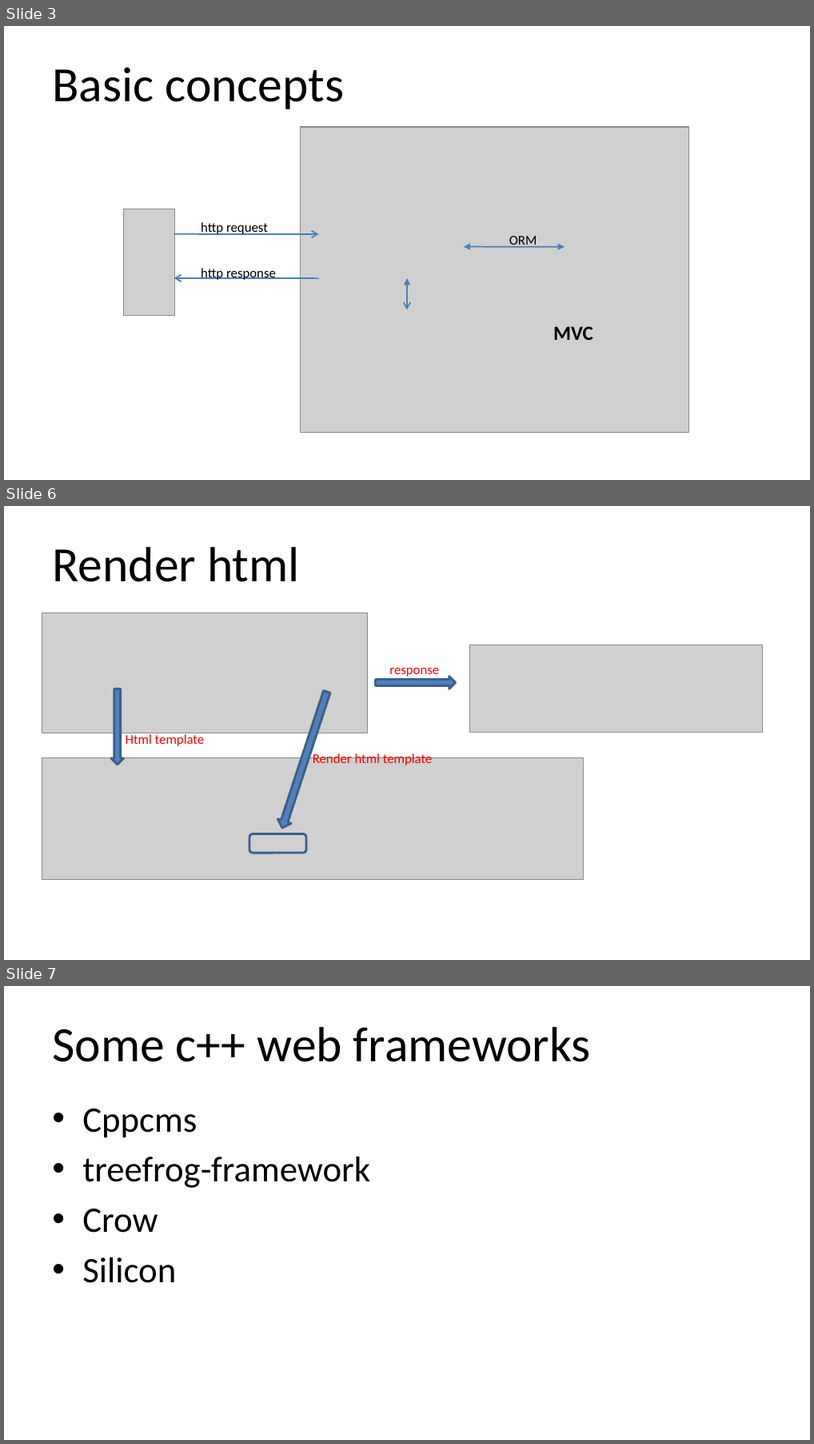
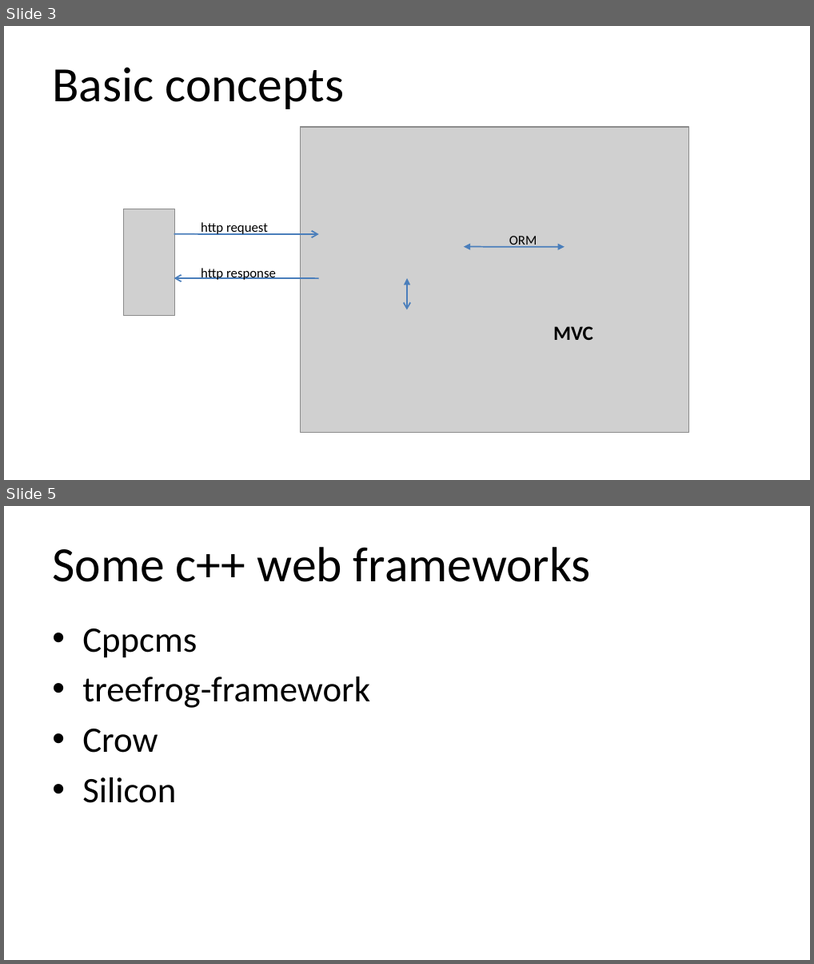
Before and after one commit to qicosmos/cppcon2018, a slide deck: cppcon2018.pptx. Shown one above the other, each under a label of ours: slides 3, 6 and 7 before the commit, slides 3 and 5 after it; the slides between them are not shown. The pictures are 814x1444 and 814x964 pixels, drawn with LibreOffice and Linux fonts; fonts in the diff are those of the drawing; grey boxes stand for pictures. Boxes give left, top, right and bottom in pixels: in the first picture for what was removed or moved away, otherwise in the second. Text is boxed around its words. In the diff, an @@ line names an element or a change of style, - is before the commit and + after.

```diff
--- a/cppcon2018.pptx
+++ b/cppcon2018.pptx
@@ slide 6 removed at [4, 506, 810, 960], background #FFFFFF @@
@@ title removed at [52, 547, 300, 582] @@
-Render html
@@ picture removed at [42, 613, 368, 732] @@
@@ picture removed at [470, 644, 762, 732] @@
@@ text removed at [390, 668, 439, 676] @@
-response
@@ down arrow removed at [111, 689, 124, 765] @@
@@ down arrow removed at [275, 689, 334, 831] @@
@@ right arrow removed at [376, 676, 455, 689] @@
@@ text removed at [126, 732, 205, 746] @@
-Html template
@@ picture removed at [42, 759, 584, 880] @@
@@ text removed at [313, 752, 432, 765] @@
-Render html template
@@ rounded rectangle removed at [250, 833, 306, 852] @@
@@ what was slide 7 is now slide 5 @@
```
Also in this commit, not shown: 7 slides changed, 1 other slide removed.
